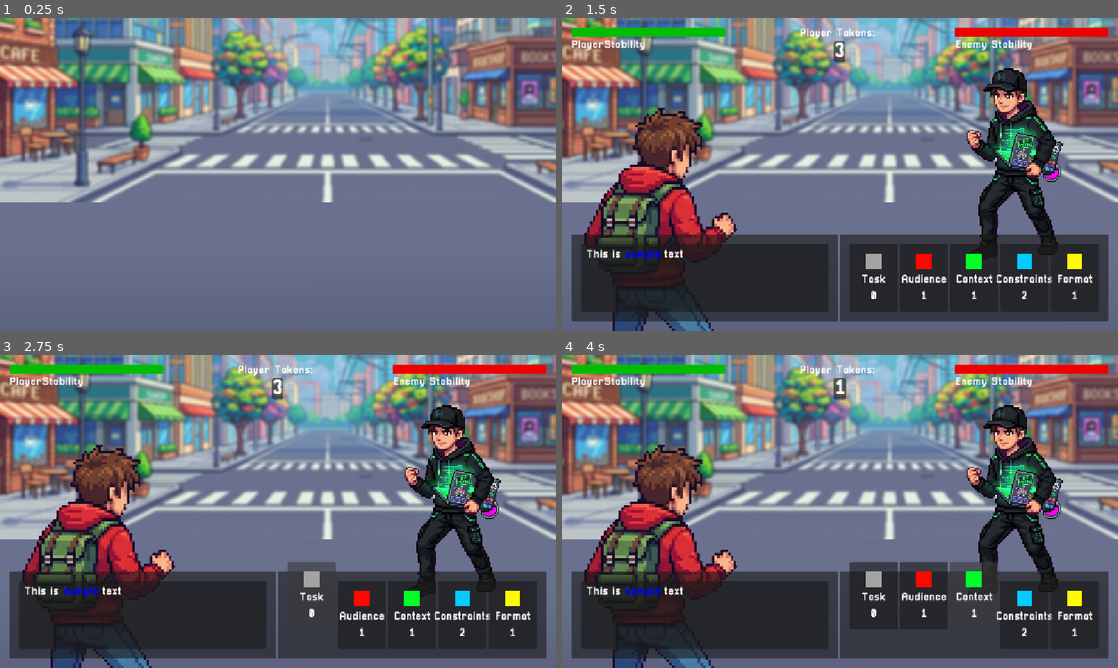
Above: before the commit, frames 1-4 (two rows, left to right).
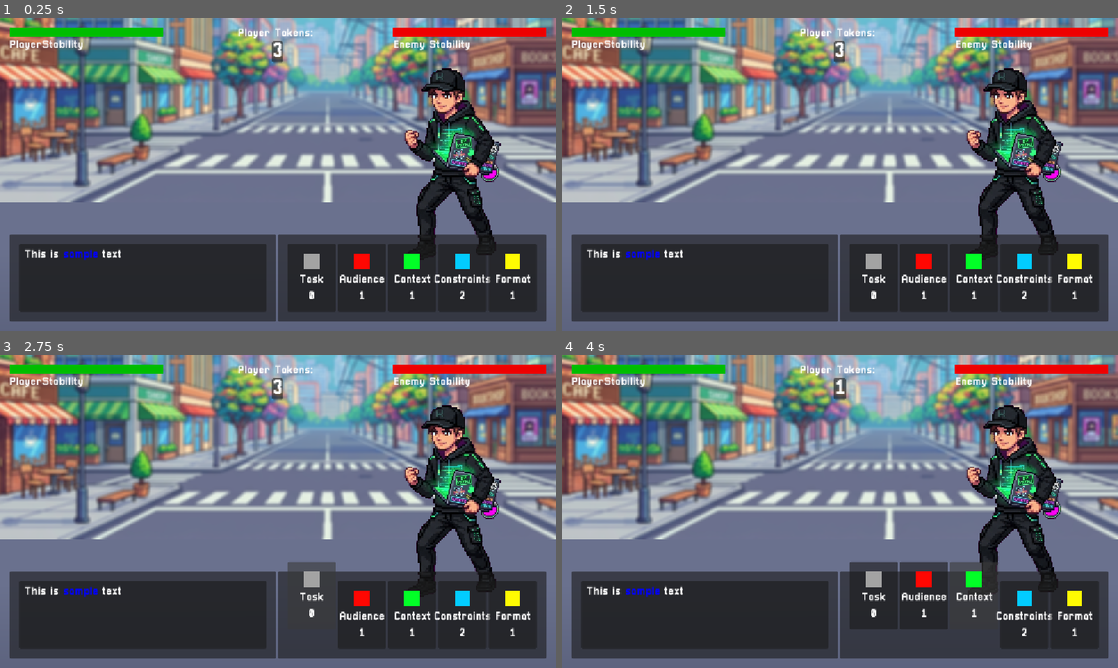
Above: after the commit, the same moments.

Repository: joshuaclarkuk/prompt-master
Game: Godot game, scene res://Scenes/Battle/battle_screen.tscn
Same seed, same stepped clock (60 frames per second), same inputs: the game is played once before the commit and once after it.
Inputs (mouse positions are in pixels of both pictures, inside the frame that each line leads up to):
- Up to frame 1 (0.25 s): no input
- Up to frame 2 (1.5 s): hold D (walk_right) 0.53-1.28 s; hold S (walk_down) from 1.28 s (still down)
- Up to frame 3 (2.75 s): release S (walk_down) at 2 s; click (311, 614) at 2 s
- Up to frame 4 (4 s): click (923, 614) at 2.75 s; click (973, 614) at 3.5 s

The runs differ from the first frame. In frame 1, 34% of the frame differs, in the area x 1-99%, y 3-97%; in frame 2, 6.8%; in frame 3, 6.8%; in frame 4, 6.8%.
Error after the commit: Invalid access to property or key 'timeout' on a base object of type 'Nil'. (res://Scripts/Battle/Sequences/battle_intro_sequence.gd:15)

Commit message:
Updated sprites in 3D game area and got movement working. Also added a Liver Building object

Diff:
--- a/Scenes/Battle/battle_intro_sequence.tscn
+++ b/Scenes/Battle/battle_intro_sequence.tscn
@@ -4,8 +4,8 @@
 
 [node name="BattleIntroSequence" type="Node" unique_id=1288920025 node_paths=PackedStringArray("appear_timer_node")]
 script = ExtResource("1_kjl6n")
-appear_timer_node = NodePath("AppearTimer")
+appear_timer_node = NodePath("BattleIntroSequenceTimer")
 
-[node name="AppearTimer" type="Timer" parent="." unique_id=1054283038]
+[node name="BattleIntroSequenceTimer" type="Timer" parent="." unique_id=1054283038]
 wait_time = 0.3
 one_shot = true
--- a/Scenes/Battle/battle_screen.tscn
+++ b/Scenes/Battle/battle_screen.tscn
@@ -84,7 +84,7 @@
 tracks/5/type = "value"
 tracks/5/imported = false
 tracks/5/enabled = true
-tracks/5/path = NodePath("InterfaceCanvasLayer/BattleInterface:visible")
+tracks/5/path = NodePath("UICanvasLayer/BattleInterface:visible")
 tracks/5/interp = 1
 tracks/5/loop_wrap = true
 tracks/5/keys = {
@@ -96,7 +96,7 @@
 tracks/6/type = "value"
 tracks/6/imported = false
 tracks/6/enabled = true
-tracks/6/path = NodePath("InterfaceCanvasLayer/BattleInterface:offset_transform_position")
+tracks/6/path = NodePath("UICanvasLayer/BattleInterface:offset_transform_position")
 tracks/6/interp = 1
 tracks/6/loop_wrap = true
 tracks/6/keys = {
@@ -124,19 +124,19 @@
 tracks/0/type = "value"
 tracks/0/imported = false
 tracks/0/enabled = true
-tracks/0/path = NodePath("InterfaceCanvasLayer/BattleInterface:visible")
-tracks/0/interp = 1
-tracks/0/loop_wrap = true
-tracks/0/keys = {
-"times": PackedFloat32Array(0),
-"transitions": PackedFloat32Array(1),
-"update": 0,
-"values": [true]
-}
-tracks/1/type = "value"
-tracks/1/imported = false
-tracks/1/enabled = true
-tracks/1/path = NodePath("InterfaceCanvasLayer/BattleInterface:offset_transform_position")
+tracks/0/path = NodePath("UICanvasLayer/BattleInterface:visible")
+tracks/0/interp = 1
+tracks/0/loop_wrap = true
+tracks/0/keys = {
+"times": PackedFloat32Array(0),
+"transitions": PackedFloat32Array(1),
+"update": 0,
+"values": [true]
+}
+tracks/1/type = "value"
+tracks/1/imported = false
+tracks/1/enabled = true
+tracks/1/path = NodePath("UICanvasLayer/BattleInterface:offset_transform_position")
 tracks/1/interp = 1
 tracks/1/loop_wrap = true
 tracks/1/keys = {
@@ -236,12 +236,12 @@
 
 [node name="BattleScreen" type="Node2D" unique_id=518488640 node_paths=PackedStringArray("battle_interface_node")]
 script = ExtResource("1_lgxt7")
-battle_interface_node = NodePath("InterfaceCanvasLayer/BattleInterface")
+battle_interface_node = NodePath("UICanvasLayer/BattleInterface")
 
 [node name="BattleIntroSequence" parent="." unique_id=1288920025 node_paths=PackedStringArray("player_sprite_node", "enemy_sprite_node", "battle_interface_node", "animation_player_node", "battle_music_node") instance=ExtResource("2_4qpdc")]
 player_sprite_node = NodePath("../PlayerSprite")
 enemy_sprite_node = NodePath("../EnemySprite")
-battle_interface_node = NodePath("../InterfaceCanvasLayer/BattleInterface")
+battle_interface_node = NodePath("../UICanvasLayer/BattleInterface")
 animation_player_node = NodePath("../AnimationPlayer")
 battle_music_node = NodePath("../BattleMusic")
 
@@ -265,9 +265,9 @@
 texture = ExtResource("4_hppjy")
 flip_h = true
 
-[node name="InterfaceCanvasLayer" type="CanvasLayer" parent="." unique_id=1498056198]
-
-[node name="BattleInterface" parent="InterfaceCanvasLayer" unique_id=323551590 instance=ExtResource("2_ulvyu")]
+[node name="UICanvasLayer" type="CanvasLayer" parent="." unique_id=1498056198]
+
+[node name="BattleInterface" parent="UICanvasLayer" unique_id=323551590 instance=ExtResource("2_ulvyu")]
 offset_transform_enabled = true
 
 [node name="FadeScreenLayer" type="CanvasLayer" parent="." unique_id=1106806159]
--- /dev/null
+++ b/Scenes/Buildings/liver_building.tscn
@@ -0,0 +1,16 @@
+[gd_scene format=3 uid="uid://cr0mmk1e4im0s"]
+
+[ext_resource type="Texture2D" uid="uid://br43n404xg6g7" path="res://Assets/Sprites/Buildings/liver_building.png" id="1_q614u"]
+
+[sub_resource type="BoxShape3D" id="BoxShape3D_upj3l"]
+size = Vector3(10, 7, 2)
+
+[node name="LiverBuilding" type="StaticBody3D" unique_id=1041526310]
+
+[node name="Collider" type="CollisionShape3D" parent="." unique_id=145900490]
+transform = Transform3D(1, 0, 0, 0, 1, 0, 0, 0, 1, 0, 3.5, 0)
+shape = SubResource("BoxShape3D_upj3l")
+
+[node name="Sprite" type="Sprite3D" parent="." unique_id=506097851]
+transform = Transform3D(1, 0, 0, 0, 1, 0, 0, 0, 1, 0, 3.5, 0)
+texture = ExtResource("1_q614u")
--- a/Scenes/Characters/Town/Player/player.tscn
+++ b/Scenes/Characters/Town/Player/player.tscn
@@ -32,19 +32,21 @@
 
 [sub_resource type="CapsuleShape3D" id="CapsuleShape3D_0hcw3"]
 
-[node name="Player" type="CharacterBody3D" unique_id=694068819]
+[node name="Player" type="CharacterBody3D" unique_id=694068819 node_paths=PackedStringArray("sprite_node")]
 script = ExtResource("1_upj3l")
+sprite_node = NodePath("Sprite")
 
 [node name="Sprite" type="AnimatedSprite3D" parent="." unique_id=589056580]
-transform = Transform3D(0.48, 0, 0, 0, 0.48, 0, 0, 0, 0.48, 0, 0, 0)
+transform = Transform3D(0.48, 0, 0, 0, 0.48, 0, 0, 0, 0.48, 0, 1, 0)
 sprite_frames = SubResource("SpriteFrames_0hcw3")
-animation = &"run"
+animation = &"idle"
 
 [node name="Collider" type="CollisionShape3D" parent="." unique_id=940690380]
+transform = Transform3D(1, 0, 0, 0, 1, 0, 0, 0, 1, 0, 1, 0)
 shape = SubResource("CapsuleShape3D_0hcw3")
 
 [node name="CameraPivot" type="Node3D" parent="." unique_id=401942575]
-transform = Transform3D(1, 0, 0, 0, 0.81915206, 0.57357645, 0, -0.57357645, 0.81915206, 0, 0, 0)
+transform = Transform3D(1, 0, 0, 0, 0.90630776, 0.42261827, 0, -0.42261827, 0.90630776, 0, 1, 0)
 
 [node name="Camera" type="Camera3D" parent="CameraPivot" unique_id=1462484325]
 transform = Transform3D(1, 0, 0, 0, 1, 0, 0, 0, 1, 0, 1, 4)
--- a/Scenes/Levels/town.tscn
+++ b/Scenes/Levels/town.tscn
@@ -2,6 +2,7 @@
 
 [ext_resource type="Material" uid="uid://c2re8ly2jbvx0" path="res://Materials/Prototype/town_floor_grey.tres" id="1_5htkb"]
 [ext_resource type="PackedScene" uid="uid://jelnbbxawvs" path="res://Scenes/Characters/Town/Player/player.tscn" id="2_xlcn8"]
+[ext_resource type="PackedScene" uid="uid://cr0mmk1e4im0s" path="res://Scenes/Buildings/liver_building.tscn" id="3_epssq"]
 
 [sub_resource type="ProceduralSkyMaterial" id="ProceduralSkyMaterial_epssq"]
 sky_horizon_color = Color(0.66224277, 0.6717428, 0.6867428, 1)
@@ -30,4 +31,6 @@
 size = Vector3(16, 1, 16)
 
 [node name="Player" parent="." unique_id=694068819 instance=ExtResource("2_xlcn8")]
-transform = Transform3D(1, 0, 0, 0, 1, 0, 0, 0, 1, 0, 1, 0)
+
+[node name="LiverBuilding" parent="." unique_id=1041526310 instance=ExtResource("3_epssq")]
+transform = Transform3D(1, 0, 0, 0, 1, 0, 0, 0, 1, 0, 0, -7)
--- a/Scripts/Battle/Sequences/battle_intro_sequence.gd
+++ b/Scripts/Battle/Sequences/battle_intro_sequence.gd
@@ -6,13 +6,13 @@
 @export var battle_interface_node: Control = null
 @export var animation_player_node: AnimationPlayer = null
 @export var battle_music_node: AudioStreamPlayer = null
-@export var appear_timer_node: Timer = null
+@export var battle_intro_sequence_timer_node: Timer = null
 
-var appear_timer_index: int = 0
+var battle_intro_sequence_timer_index: int = 0
 
 
 func _ready() -> void:
-	appear_timer_node.timeout.connect(handle_appear_timer_timeout)
+	battle_intro_sequence_timer_node.timeout.connect(handle_appear_timer_timeout)
 
 	player_sprite_node.visible = false
 	enemy_sprite_node.visible = false
@@ -24,22 +24,22 @@
 func start_battle_intro_sequence() -> void:
 	EventBus.on_fade_from_black.emit()
 	battle_music_node.play()
-	appear_timer_node.start()
+	battle_intro_sequence_timer_node.start()
 
 
 func handle_appear_timer_timeout() -> void:
-	match appear_timer_index:
+	match battle_intro_sequence_timer_index:
 		0:
-			print("%s: displaying player" % [name])
+			# Enter player
 			animation_player_node.play("player_enter_battle")
-			appear_timer_index += 1
-			appear_timer_node.start()
+			battle_intro_sequence_timer_index += 1
+			battle_intro_sequence_timer_node.start()
 		1:
-			print("%s: displaying enemy" % [name])
+			# Enter enemy
 			animation_player_node.play("enemy_enter_battle")
-			appear_timer_index += 1
-			appear_timer_node.start()
+			battle_intro_sequence_timer_index += 1
+			battle_intro_sequence_timer_node.start()
 		2:
-			print("%s: displaying battle interface" % [name])
+			# Show battle interface
 			animation_player_node.play("display_battle_interface")
-			appear_timer_index += 1
+			battle_intro_sequence_timer_index += 1
--- a/Scripts/Characters/Player/player.gd
+++ b/Scripts/Characters/Player/player.gd
@@ -1,7 +1,29 @@
 extends CharacterBody3D
+
+@export_category("Required Nodes")
+@export var sprite_node: AnimatedSprite3D = null
+
+@export_category("Movement Variables")
+@export var move_speed: float = 5.0
+@export var acceleration: float = 20.0
+@export var deceleration: float = 50.0
 
 
 func _physics_process(delta: float) -> void:
+    var input_vector: Vector2 = Input.get_vector("walk_left", "walk_right", "walk_up", "walk_down")
 
+    if input_vector != Vector2.ZERO:
+        velocity = velocity.move_toward(Vector3(input_vector.x, 0.0, input_vector.y) * move_speed, acceleration * delta)
+        if sprite_node.animation != "run":
+            sprite_node.animation = "run"
+        # Flip sprite on H plane
+        if input_vector.x < 0.0:
+            sprite_node.flip_h = true
+        elif input_vector.x > 0.0:
+            sprite_node.flip_h = false
+    else:
+        velocity = velocity.move_toward(Vector3.ZERO, deceleration * delta)
+        if (sprite_node.animation != "idle"):
+            sprite_node.animation = "idle"
 
     move_and_slide()
Binary file added: Assets/Sprites/Buildings/liver_building.png
Not shown, changed: Assets/Sprites/Buildings/liver_building.png.import
Binary file changed: Assets/Sprites/Characters/Town/player-spritesheet-no-background.png
Binary file added: Assets/Sprites/Unedited/liver_building.jpeg
Not shown, added: Assets/Sprites/Unedited/liver_building.jpeg.import
Renamed: Assets/Sprites/Characters/Town/player-spritesheet.jpg -> Assets/Sprites/Unedited/player-spritesheet.jpg
Not shown, added: Assets/Sprites/Unedited/player-spritesheet.jpg.import
Not shown, added: Assets/Sprites/Characters/Town/player-spritesheet-no-background.png~
